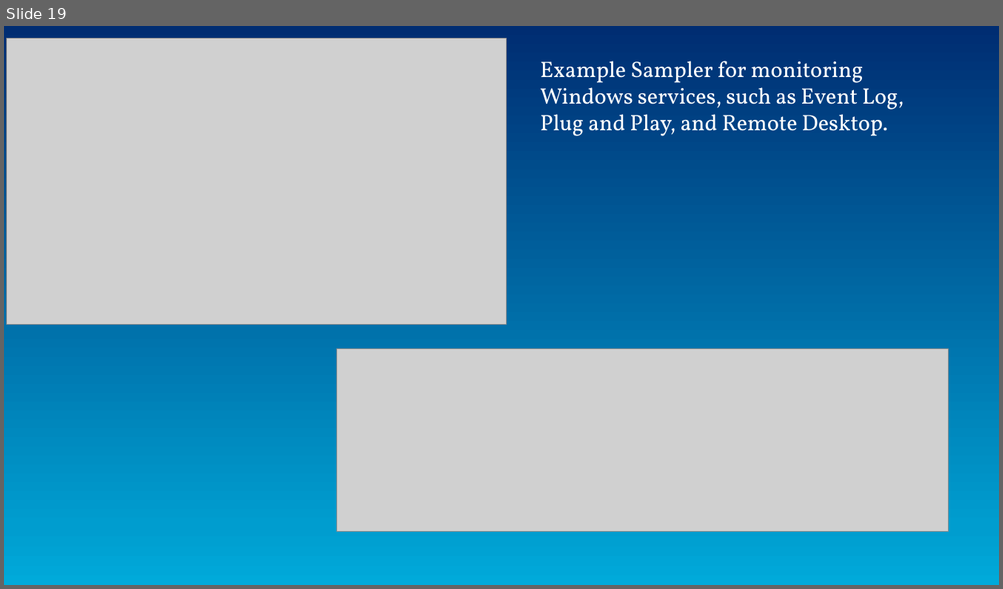
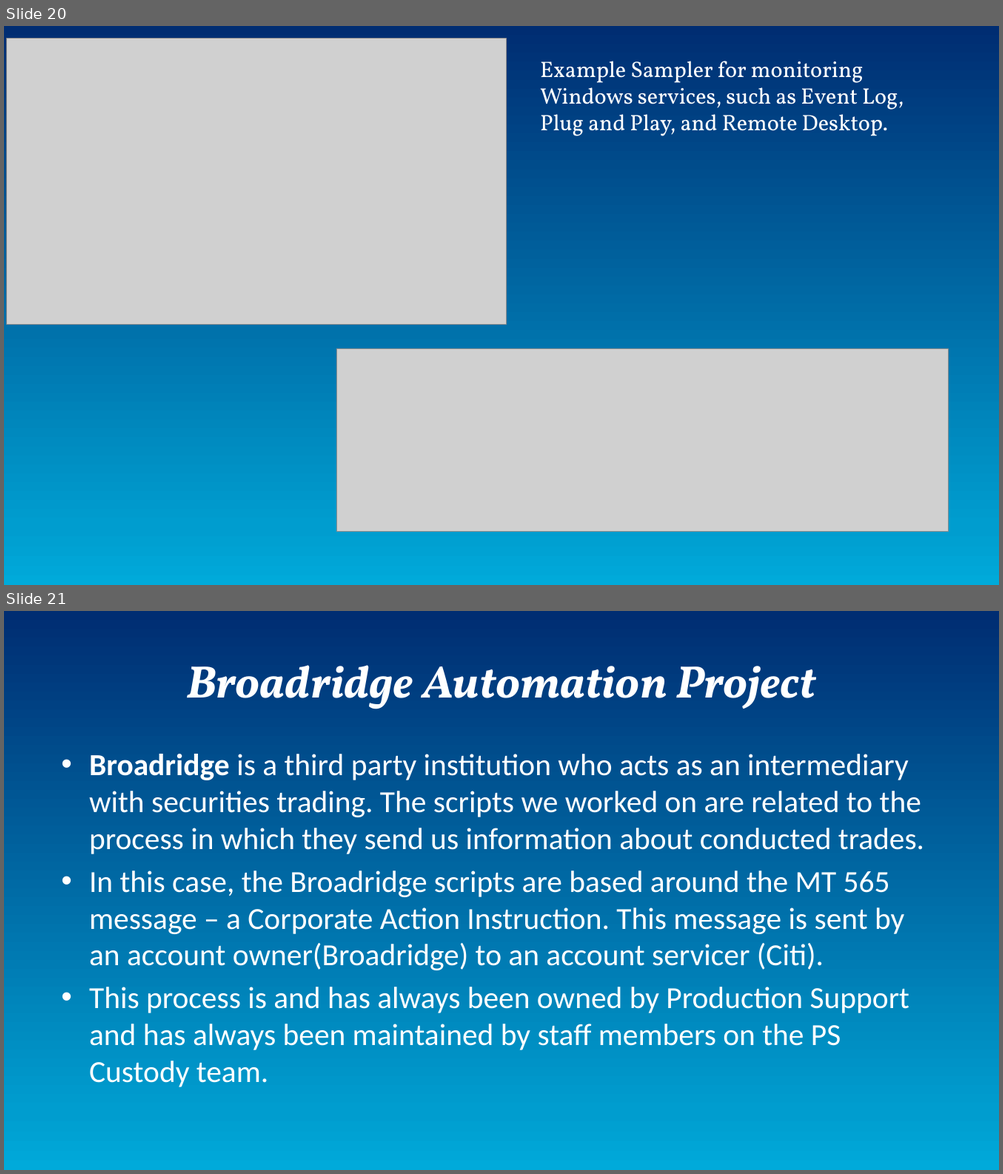
Before and after one commit to AsamiT/selflearn, a slide deck: InternProject.pptx. Shown one above the other, each under a label of ours: slide 19 before the commit, slides 20 and 21 after it. The pictures are 1003x589 and 1003x1174 pixels, drawn with LibreOffice and Linux fonts; fonts in the diff are those of the drawing; grey boxes stand for pictures. Boxes give left, top, right and bottom in pixels: in the first picture for what was removed or moved away, otherwise in the second. Text is boxed around its words. In the diff, an @@ line names an element or a change of style, - is before the commit and + after.

```diff
--- a/InternProject.pptx
+++ b/InternProject.pptx
@@ slide 21 added at (4, 611, 999, 1170), background gradient #002D72 to #009DCF to #00AADA @@
@@ title added at (186, 665, 816, 709), 44 pt, text #FFFFFF, bold, italic @@
+Broadridge Automation Project
@@ text added at (89, 754, 924, 1088), 29.6 pt, text #FFFFFF @@
+• Broadridge is a third party institution who acts as an intermediary with securities trading. The scripts we worked on are related to the process in which they send us information about conducted trades.
+• In this case, the Broadridge scripts are based around the MT 565 message – a Corporate Action Instruction. This message is sent by an account owner(Broadridge) to an account servicer (Citi).
+• This process is and has always been owned by Production Support and has always been maintained by staff members on the PS Custody team.
@@ what was slide 19 is now slide 20 @@
```
Also in this commit, not shown: 9 slides changed, 2 other slides added.
